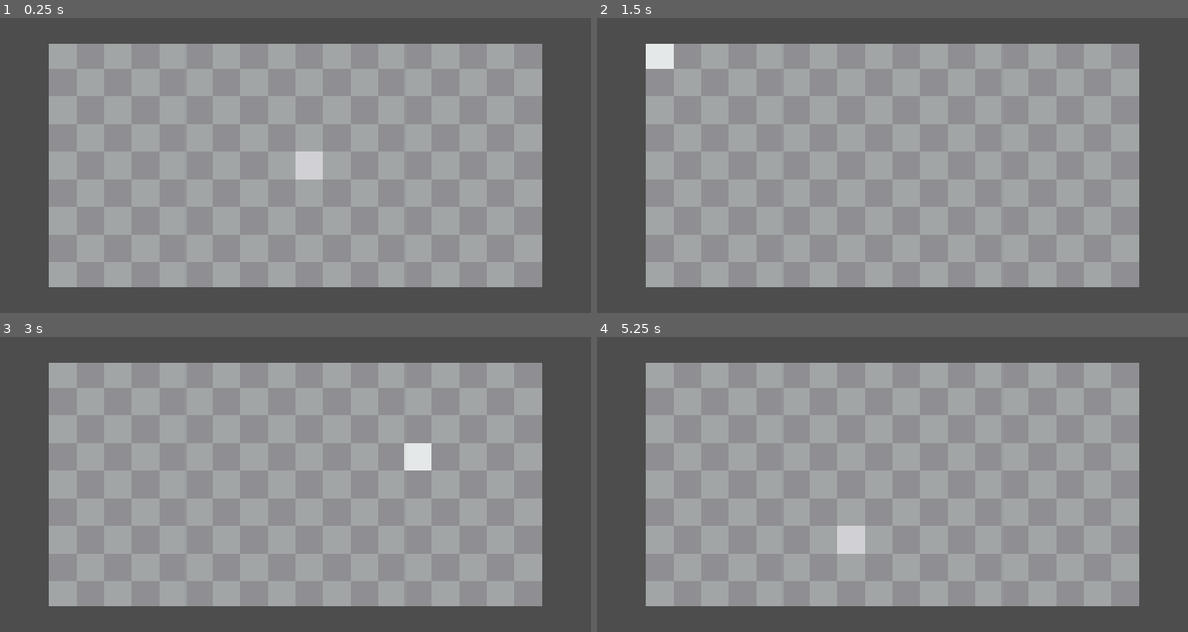
Above: before the commit, frames 1-4 (two rows, left to right).
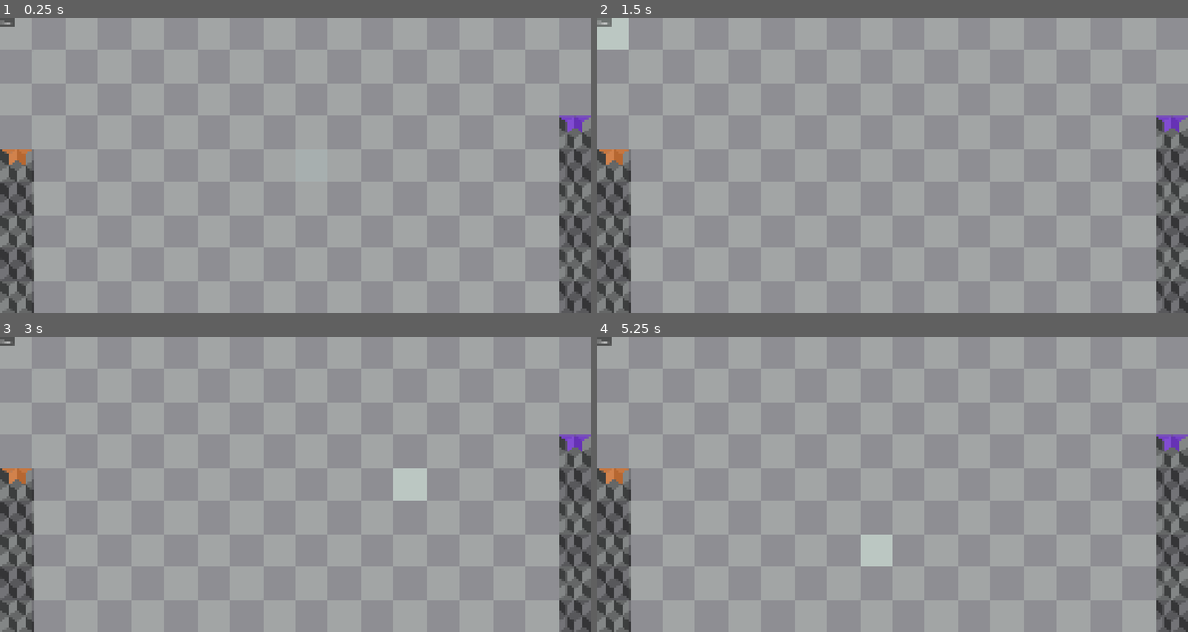
Above: after the commit, the same moments.

Repository: IljaGerasimov/TrapChess
Game: Godot game, scene res://scenes/levels/LevelPawn.tscn
Two runs of this game, one before a commit and one after it. Both use one fixed random seed, a clock stepped at 60 frames per second and the inputs below. This scene is started directly instead of the project's main scene.
Inputs (mouse positions are in pixels of both pictures, inside the frame that each line leads up to):
- Up to frame 1 (0.25 s): no input
- Up to frame 2 (1.5 s): click (602, 20) at 0.5 s, where only the run after the commit has a clickable "Ready"; click (602, 20) at 1.25 s, where only the run after the commit has a clickable "Ready"
- Up to frame 3 (3 s): click (5, 339) at 2 s, where only the run after the commit has a clickable "Ready"; tap Enter at 2.75 s; move the mouse to (425, 469) at 2.77 s
- Up to frame 4 (5.25 s): tap Space at 3.5, 5 s; move the mouse to (774, 499) at 3.52 s; tap Enter at 4.25 s; move the mouse to (951, 419) at 4.27 s; move the mouse to (862, 543) at 5.02 s

The runs differ from the first frame. In frame 1, 28% of the frame differs, in the area x 0-100%, y 0-100%; in frame 2, 28%; in frame 3, 29%; in frame 4, 29%.

Commit message:
added tile spawn code

Diff:
--- a/project.godot
+++ b/project.godot
@@ -20,6 +20,7 @@
 window/size/viewport_width=2304
 window/size/viewport_height=1152
 window/stretch/mode="canvas_items"
+window/stretch/aspect="expand"
 
 [rendering]
 
--- a/scenes/Menu/Lobby.tscn
+++ b/scenes/Menu/Lobby.tscn
@@ -4,13 +4,20 @@
 
 [node name="Lobby" type="Control"]
 layout_mode = 3
-anchors_preset = 0
+anchors_preset = 15
+anchor_right = 1.0
+anchor_bottom = 1.0
+grow_horizontal = 2
+grow_vertical = 2
 script = ExtResource("1_6jt0u")
 
 [node name="CenterContainer" type="CenterContainer" parent="."]
-layout_mode = 0
-offset_right = 40.0
-offset_bottom = 40.0
+layout_mode = 1
+anchors_preset = 15
+anchor_right = 1.0
+anchor_bottom = 1.0
+grow_horizontal = 2
+grow_vertical = 2
 
 [node name="VBoxContainer" type="VBoxContainer" parent="CenterContainer"]
 layout_mode = 2
--- a/scenes/Menu/main.gd
+++ b/scenes/Menu/main.gd
@@ -82,3 +82,9 @@
 	var editor_scene = load("res://scenes/levels/LevelPawn.tscn")
 	var editor_instance = editor_scene.instantiate()
 	add_child(editor_instance)
+
+# ---PANIC BUTTON--------------------------------------------------------
+
+func _input(event):
+	if event.is_action_pressed("ui_cancel"): # Esc Key
+		get_tree().quit()
--- a/scenes/Players/PawnPlayer.tscn
+++ b/scenes/Players/PawnPlayer.tscn
@@ -1,20 +1,19 @@
-[gd_scene load_steps=4 format=3 uid="uid://d4e7xux1kvcf"]
+[gd_scene load_steps=3 format=3 uid="uid://d4e7xux1kvcf"]
 
-[ext_resource type="Texture2D" uid="uid://dl65x18w44gbd" path="res://sprites/PawnTorso.png" id="1_ehqrv"]
-[ext_resource type="Texture2D" uid="uid://2u6wckmmyya5" path="res://sprites/Pawnhead.png" id="2_pqvae"]
+[sub_resource type="RectangleShape2D" id="RectangleShape2D_m3lgl"]
 
 [sub_resource type="SceneReplicationConfig" id="SceneReplicationConfig_o75gv"]
 
 [node name="PawnPlayer" type="CharacterBody2D"]
+scale = Vector2(0.5, 0.5)
 
-[node name="Sprite2D" type="Sprite2D" parent="."]
-texture = ExtResource("1_ehqrv")
+[node name="Head" type="Sprite2D" parent="."]
+
+[node name="Torso" type="Sprite2D" parent="."]
+position = Vector2(0, -128)
 
 [node name="CollisionShape2D" type="CollisionShape2D" parent="."]
+shape = SubResource("RectangleShape2D_m3lgl")
 
 [node name="MultiplayerSynchronizer" type="MultiplayerSynchronizer" parent="."]
 replication_config = SubResource("SceneReplicationConfig_o75gv")
-
-[node name="Sprite2D2" type="Sprite2D" parent="."]
-position = Vector2(0, -128)
-texture = ExtResource("2_pqvae")
--- a/scenes/levels/LevelPawn.tscn
+++ b/scenes/levels/LevelPawn.tscn
@@ -7,17 +7,24 @@
 script = ExtResource("1_67rga")
 
 [node name="PlacementPreview" type="ColorRect" parent="."]
+modulate = Color(0.84000003, 1, 0.9066667, 0.5019608)
 custom_minimum_size = Vector2(128, 128)
-offset_right = 40.0
-offset_bottom = 40.0
+offset_right = 128.0
+offset_bottom = 128.0
 
-[node name="TileMapLayer" type="TileMapLayer" parent="."]
-
-[node name="Sprite2D" type="Sprite2D" parent="."]
+[node name="Background" type="Sprite2D" parent="."]
 texture_repeat = 2
 texture = ExtResource("2_4nkvv")
 centered = false
 region_enabled = true
 region_rect = Rect2(0, 0, 2304, 1152)
 
-[node name="Sprite2D2" type="Sprite2D" parent="."]
+[node name="CanvasLayer" type="CanvasLayer" parent="."]
+
+[node name="Ready Button" type="Button" parent="CanvasLayer"]
+offset_right = 8.0
+offset_bottom = 8.0
+text = "Ready"
+
+[node name="Camera2D" type="Camera2D" parent="."]
+position = Vector2(1152, 576)
--- a/scenes/levels/level_pawn.gd
+++ b/scenes/levels/level_pawn.gd
@@ -6,49 +6,70 @@
 const TILE_SIZE = 128
 
 # The big leagues
-enum Tool { NONE, BLOCK, SPIKE, SPAWN, FINISH }
-var current_tool = Tool.BLOCK
+enum Tool { NONE, PLATFORM, SPIKE, SPAWN, FINISH, FOUNDATION }
+var current_tool = Tool.PLATFORM
+var current_map_data = {} #: Key Vector2i(x,y)
 
 # LOAD ASSETS
-var tex_platformclosed = preload("res://sprites/PlatformClosed.png")
+var tex_platform = preload("res://sprites/PlatformClosed.png")
 var tex_spike = preload("res://sprites/TrapOpen.png")
-var tex_spawn = preload("res://sprites/Spawn_tile.png")
-var tex_finish = preload("res://sprites/Spawnandfinish_tile.png")
+var tex_spawn_top = preload("res://sprites/Spawn_tile.png")
+var tex_foundation = preload("res://sprites/foundation_tile.png")
+var tex_finish_top = preload("res://sprites/Finish_tile.png")
 
-# Scenes to load
-var scene_spike = preload("res://scenes/Objects/SpikeTrap.tscn")
-# var scene_platformclosed = preload("res://scenes/Objects/PlatformClosed.tscn")
 @onready var preview = $PlacementPreview
 
+# ---FUNCTIONS-----------------------------------------------
+
 func _ready():
-	setup_camera()
-	# optionally drawss an empty grid for orientation
-	queue_redraw()
+	# Only the host/ server decides map layout (Authority)
+	if multiplayer.is_server():
+		generate_level_layout()
 
-func setup_camera():
-	var cam = Camera2D.new()
-	add_child(cam)
+func generate_level_layout():
+	# A random height for the Start (1, 4 and 7)
+	var rng = RandomNumberGenerator.new()
+	rng.randomize()
 
-	# calculates the center of the grid
-	var center_x = (GRID_WIDTH * TILE_SIZE) / 2
-	var center_y = (GRID_HEIGHT * TILE_SIZE) / 2
-	cam.position = Vector2(center_x, center_y)
+	# randomly chooses number between 2 and 6 for start and finish
+	var rand_start = rng.randi_range(2, 6)
+	var rand_finish = rng.randi_range(2, 6)
 
-	# calculates zoom, so that 2304px can fit into a 1920px screen
-	# 1920 / 2304 = ~0.83
-	var zoom_factor = 1920.0 / (GRID_WIDTH * TILE_SIZE)
-	cam.zoom = Vector2(zoom_factor, zoom_factor)
+	# Sends the randomized numbers over as arrays to the RPC
+	setup_map.rpc([rand_start], [rand_finish])
+
+@rpc("call_local", "reliable")
+func setup_map(starts, goals):
+	# Deletes previous instances on restart
+	# Build Start-Pillars (far left: row 0)
+	for y_pos in starts:
+		build_pillar(0, y_pos, tex_spawn_top)
+
+	for y_pos in goals:
+		build_pillar(GRID_WIDTH - 1, y_pos, tex_finish_top)
+
+func build_pillar(x, target_y, top_tex):
+	# builds from target_y till the ground (y = 8)
+	for y in range(target_y, GRID_HEIGHT):
+		var s = Sprite2D.new()
+		s.centered = false # Important for snapping
+		s.position = Vector2(x * TILE_SIZE, y * TILE_SIZE)
+
+		# The upper tile gets the orange/purple tile, the rest is foundattion
+		if y == target_y:
+			s.texture = top_tex
+		else:
+			s.texture = tex_foundation
+
+		add_child(s)
 
 func _process(_delta):
 	# Softsnapping for the preview
 	# rounding mouse_pos to the nearest multiple of 128
 	var mouse_pos = get_global_mouse_position()
-	var snap_x = floor(mouse_pos.x / TILE_SIZE)
-	var snap_y = floor(mouse_pos.y / TILE_SIZE)
-
-	# constraint to game area
-	snap_x = clamp(snap_x, 0, GRID_WIDTH - 1)
-	snap_y = clamp(snap_y, 0, GRID_HEIGHT - 1)
+	# clamp: constraints to the game area
+	var snap_x = clamp(floor(mouse_pos.x / TILE_SIZE), 0, GRID_WIDTH - 1)
+	var snap_y = clamp(floor(mouse_pos.y / TILE_SIZE), 0, GRID_HEIGHT - 1)
 
 	# preview jumps from tile to tile
 	preview.global_position = Vector2(snap_x * TILE_SIZE, snap_y * TILE_SIZE)
Binary file removed: sprites/PawnFigure.png
Binary file added: sprites/PawnHead.png
Not shown, changed: sprites/PawnHead.png.import
Binary file changed: sprites/PawnTorso.png
Not shown, changed: sprites/PawnTorso.png.import
Binary file removed: sprites/Pawnhead.png
Not shown, removed: sprites/Pawnhead.png.import
Renamed: sprites/Spawnandfinish_tile.png -> sprites/foundation_tile.png
Not shown, changed: sprites/foundation_tile.png.import
